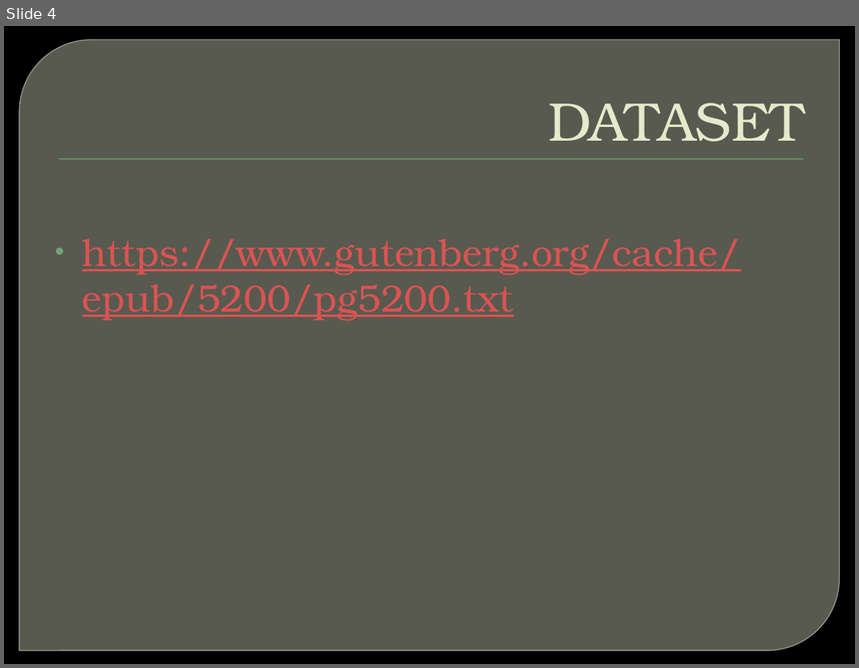
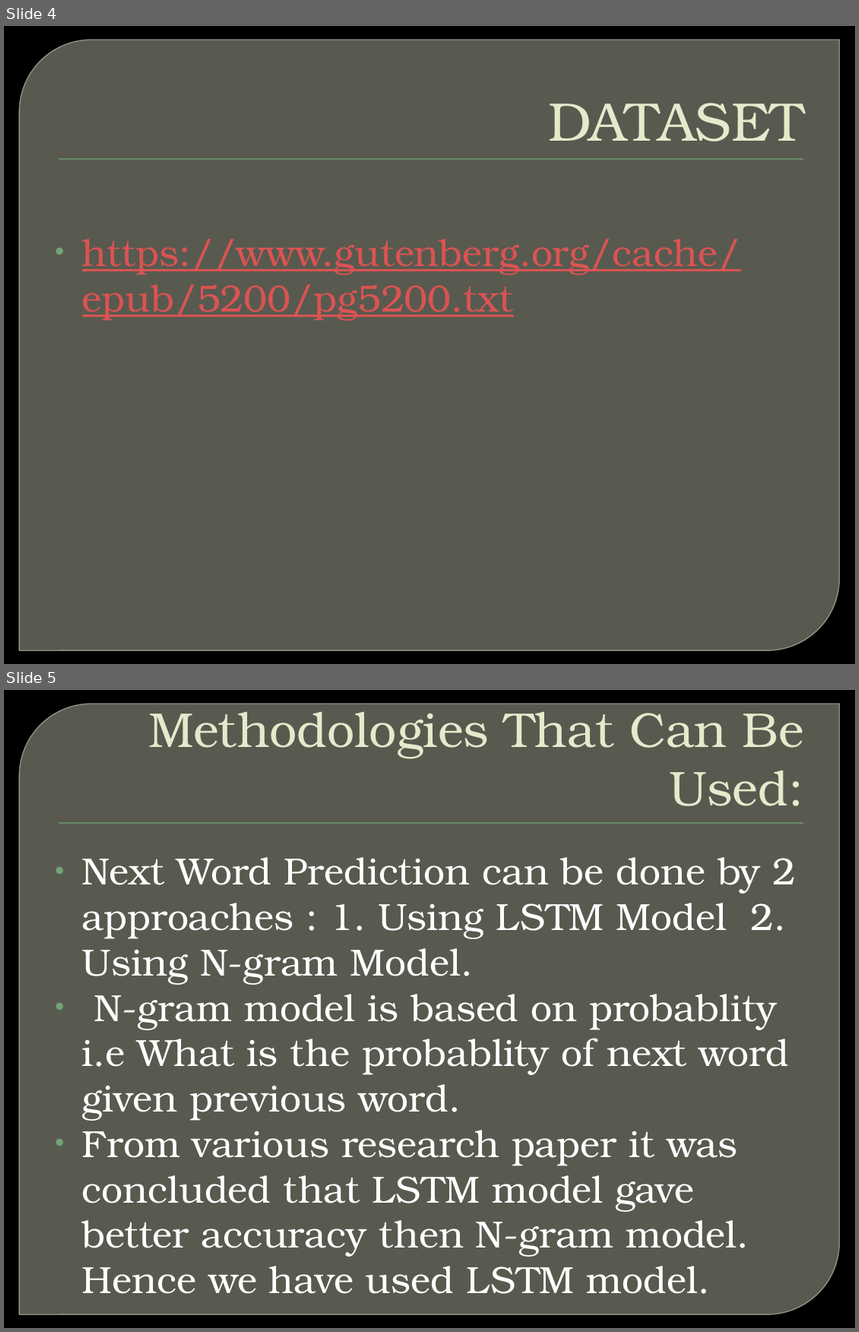
Before and after one commit to Nirmal235/Next-word-Prediction, a slide deck: NEXT WORD PREDICTON.pptx. Shown one above the other, each under a label of ours: slide 4 before the commit, slides 4 and 5 after it. The pictures are 859x668 and 859x1332 pixels, drawn with LibreOffice and Linux fonts; fonts in the diff are those of the drawing; background and template pictures are left out. Boxes give left, top, right and bottom in pixels: in the first picture for what was removed or moved away, otherwise in the second. Text is boxed around its words. In the diff, an @@ line names an element or a change of style, - is before the commit and + after.

```diff
--- a/NEXT WORD PREDICTON.pptx
+++ b/NEXT WORD PREDICTON.pptx
@@ slide 5 added at (4,690,855,1328), background picture (left out); not listed: 2 template elements that a slide beside it also shows @@
@@ title added at (148,701,804,806), 41.4 pt, text #E7EACB @@
+Methodologies That Can Be Used:
@@ text added at (82,857,797,1257), 32 pt, text #FFFFFF @@
+• Next Word Prediction can be done by 2 approaches : 1. Using LSTM Model 2. Using N-gram Model.
+• N-gram model is based on probablity i.e What is the probablity of next word given previous word.
+• From various research paper it was concluded that LSTM model gave better accuracy then N-gram model. Hence we have used LSTM model.
```
Also in this commit, not shown: 1 slide changed, 3 other slides added, 2 slides removed, 1 other file.
